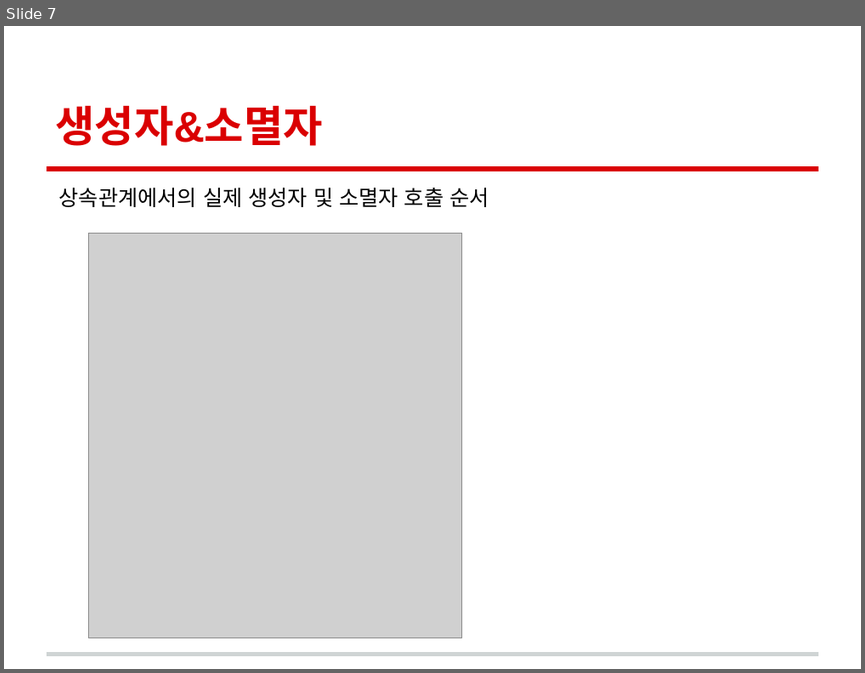
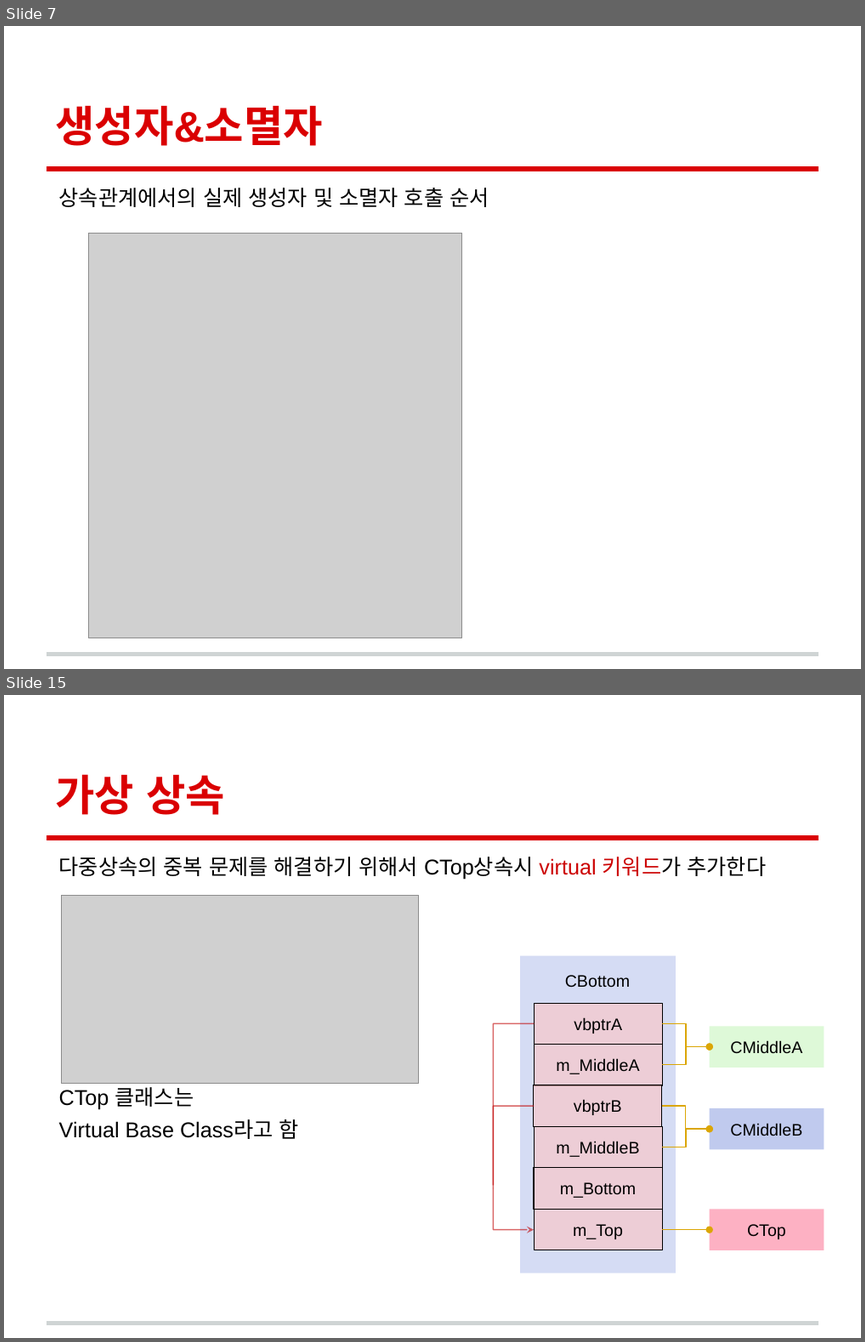
Before and after one commit to woong20123/Study, a slide deck: C++Study/06.Class/챕터6.클래스.pptx. Shown one above the other, each under a label of ours: slide 7 before the commit, slides 7 and 15 after it; the slides between them are not shown. The pictures are 865x673 and 865x1342 pixels, drawn with LibreOffice and Linux fonts; fonts in the diff are those of the drawing; grey boxes stand for pictures. Boxes give left, top, right and bottom in pixels: in the first picture for what was removed or moved away, otherwise in the second. Text is boxed around its words. In the diff, an @@ line names an element or a change of style, - is before the commit and + after.

```diff
--- a/C++Study/06.Class/챕터6.클래스.pptx
+++ b/C++Study/06.Class/챕터6.클래스.pptx
@@ slide 15 added at box(4, 695, 861, 1338), background #FFFFFF; not listed: 2 template elements that a slide beside it also shows @@
@@ title added at box(55, 774, 225, 815), 36 pt, text #DA0002, bold @@
+가상 상속
@@ text added at box(59, 857, 766, 1139), 18 pt, text #000000 @@
+다중상속의 중복 문제를 해결하기 위해서 CTop상속시 virtual 키워드가 추가한다
+CTop 클래스는
+Virtual Base Class라고 함
@@ picture added at box(62, 895, 419, 1083) @@
@@ group added at box(494, 955, 824, 1272): 10 rectangles, 5 elbow arrows, 2 elbow lines, 1 text, 1 arrow @@
+CMiddleA
+vbptrA
+m_MiddleA
+CMiddleB
+vbptrB
+m_MiddleB
+CBottom
+m_Top
+CTop
+m_Bottom
```
Also in this commit, not shown: 2 slides changed, 9 other slides added, 2 other files.
